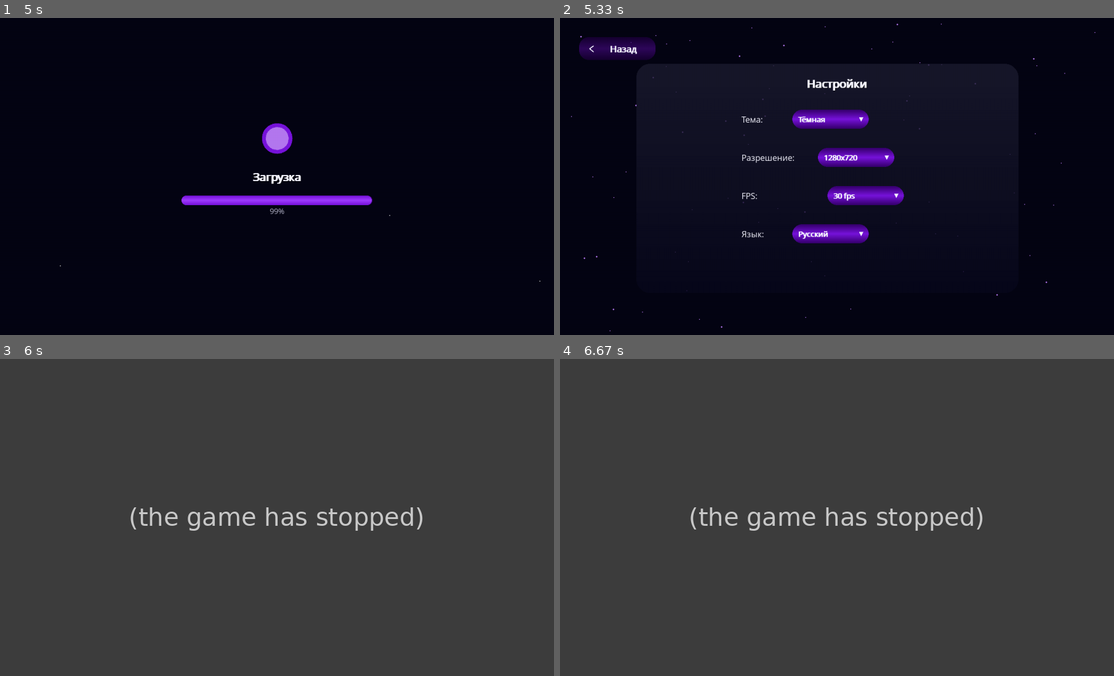
Above: before the commit, frames 1-4 (two rows, left to right).
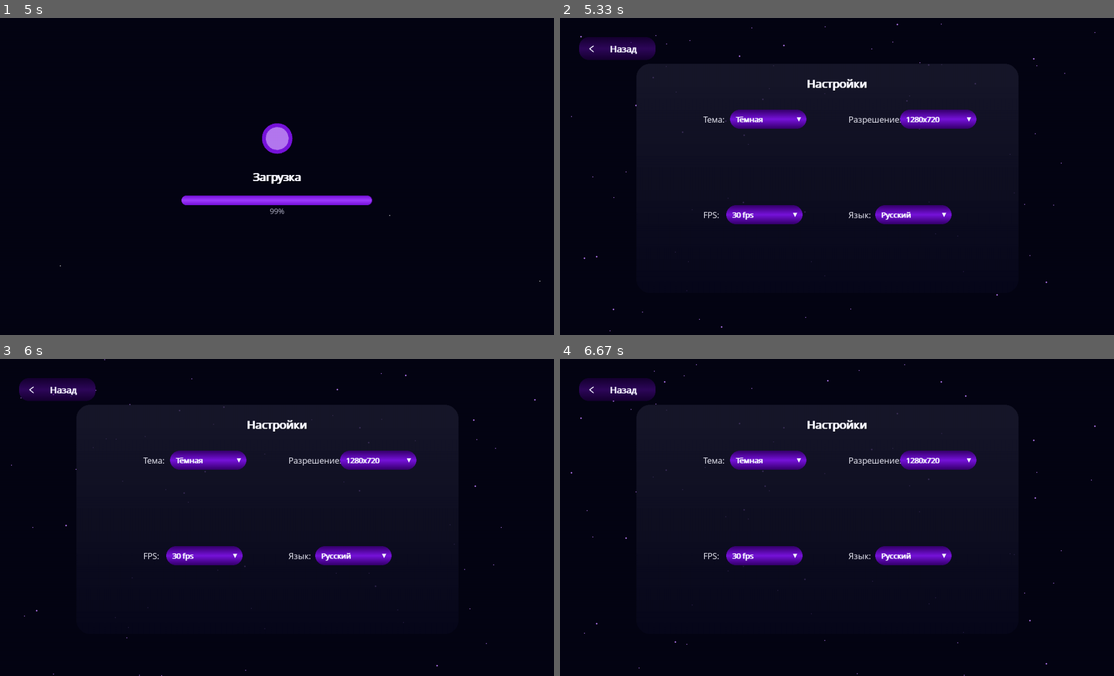
Above: after the commit, the same moments.

Repository: POHel/Black-Empire-game
Game: pygame game, started from main.py
Two runs of this game, one before a commit and one after it. Both use one fixed random seed, a clock stepped at 60 frames per second and the inputs below.
Inputs (mouse positions are in pixels of both pictures, inside the frame that each line leads up to):
- Up to frame 1 (5 s): click (105, 195) at 4.62 s; press the mouse at (105, 195) at 4.93 s
- Up to frame 2 (5.33 s): move the mouse to (687, 239) at 5.03 s; release the mouse at (709, 284) at 5.17 s; press the mouse at (953, 189) at 5.27 s
- Up to frame 3 (6 s): move the mouse to (293, 485) at 5.37 s; release the mouse at (188, 438) at 5.5 s; press the mouse at (204, 555) at 5.6 s; move the mouse to (149, 527) at 5.7 s; release the mouse at (94, 495) at 5.83 s; press the mouse at (204, 555) at 5.93 s
- Up to frame 4 (6.67 s): move the mouse to (764, 565) at 6.03 s; release the mouse at (764, 574) at 6.17 s; press the mouse at (764, 555) at 6.27 s; move the mouse to (759, 492) at 6.37 s; release the mouse at (759, 428) at 6.5 s; press the mouse at (764, 571) at 6.6 s

Frame 1 is identical in both runs. In frame 2, 6.4% of the frame differs, in the area x 25-76%, y 28-72%; in frame 3, 100%; in frame 4, 100%, in the area x 0-100%, y 0-100%.
Error before the commit: RecursionError: maximum recursion depth exceeded (main.py line 476); the game stopped at 5.6 s (later frames are placeholders)

Commit message:
добавил каждой надписи и каждому выпадающему списку свои переменный для удобства и различного перемещения при добавлении настроек, также изменил местоположение разных настроек, потому что мне лень заниматься дичью с выпадающими списками

Diff:
--- a/main.py
+++ b/main.py
@@ -1161,19 +1161,19 @@
             Button(
                 pygame.Rect(self.right_panel_rect.x + 60, button_y_start, button_width, button_height),
                 "Играть",
-                lambda s, x, y, size=30: self.icon_renderer.draw_play_icon(s, x, y, size),
+                lambda surface, icon_x, icon_y, size=30: self.icon_renderer.draw_play_icon(surface, icon_x, icon_y, size),
                 self.play_game
             ),
             Button(
                 pygame.Rect(self.right_panel_rect.x + 60, button_y_start + 100, button_width, button_height),
                 "Настройки",
-                lambda s, x, y, size=40: self.icon_renderer.draw_settings_icon(s, x, y, size),
+                lambda surface, icon_x, icon_y, size=40: self.icon_renderer.draw_settings_icon(surface, icon_x, icon_y, size),
                 self.open_settings
             ),
             Button(
                 pygame.Rect(self.right_panel_rect.x + 60, button_y_start + 200, button_width, button_height),
                 "Выход",
-                lambda s, x, y, size=30: self.icon_renderer.draw_exit_icon(s, x, y, size),
+                lambda surface, icon_x, icon_y, size=30: self.icon_renderer.draw_exit_icon(surface, icon_x, icon_y, size),
                 self.exit_game
             ),
         ]
@@ -1185,35 +1185,40 @@
         self.back_button = Button(
             pygame.Rect(50, 50, 200, 60),
             "Назад",
-            lambda s, x, y, size=25: self.icon_renderer.draw_back_icon(s, x, y, size),
+            lambda surface, icon_x, icon_y, size=25: self.icon_renderer.draw_back_icon(surface, icon_x, icon_y, size),
             self.back_to_menu,
             icon_size=25
         )
 
         # Dropdown для настроек - создаем здесь, после инициализации options
+        # Dropdown позиции (правее надписей)
+        dropdown_theme_x = SCREEN_WIDTH//2 - 350 + 70
+        dropdown_resolution_x = SCREEN_WIDTH//2 + 30 + 135
+        dropdown_fps_x = SCREEN_WIDTH//2 - 350 + 60
+        dropdown_language_x = SCREEN_WIDTH//2 + 30 + 70
+
         dropdown_width, dropdown_height = 200, 50
-        dropdown_y_start = 240
 
         self.theme_dropdown = Dropdown(
-            pygame.Rect(SCREEN_WIDTH//2 - dropdown_width//1.7, dropdown_y_start, dropdown_width, dropdown_height),
+            pygame.Rect(dropdown_theme_x, 240, dropdown_width, dropdown_height),
             self.theme_options,
             self.theme_options.index(self.settings["theme"])
         )
 
         self.resolution_dropdown = Dropdown(
-            pygame.Rect(SCREEN_WIDTH//2 - dropdown_width//4, dropdown_y_start + 100, dropdown_width, dropdown_height),
+            pygame.Rect(dropdown_resolution_x, 240, dropdown_width, dropdown_height),
             self.resolution_options,
             self.resolution_options.index(self.settings["resolution"])
         )
 
         self.fps_dropdown = Dropdown(
-            pygame.Rect(SCREEN_WIDTH//2 - dropdown_width//8, dropdown_y_start + 200, dropdown_width, dropdown_height),
+            pygame.Rect(dropdown_fps_x, 490, dropdown_width, dropdown_height),
             self.fps_options,
             self.fps_options.index(self.settings["fps"])
         )
 
         self.language_dropdown = Dropdown(
-            pygame.Rect(SCREEN_WIDTH//2 - dropdown_width//1.7, dropdown_y_start + 300, dropdown_width, dropdown_height),
+            pygame.Rect(dropdown_language_x, 490, dropdown_width, dropdown_height),
             self.language_options,
             self.language_options.index(self.settings["language"])
         )
@@ -1424,22 +1429,27 @@
         self.screen.blit(version_text, (self.left_panel_rect.x + 50, self.left_panel_rect.y + self.left_panel_rect.height - 50))
 
     def draw_settings_options(self):
-        """Рисует опции настроек."""
+    #"""Рисует опции настроек с индивидуальным позиционированием."""
+    # Индивидуальные позиции для каждой надписи
+        theme_x = SCREEN_WIDTH//2 - 350
+        resolution_x = SCREEN_WIDTH//2 + 30
+        fps_x = SCREEN_WIDTH//2 - 350
+        language_x = SCREEN_WIDTH//2 + 30
+
         options = [
-            ("Тема:", self.theme_dropdown, 250),
-            ("Разрешение:", self.resolution_dropdown, 350),
-            ("FPS:", self.fps_dropdown, 450),
-            ("Язык:", self.language_dropdown, 550)
+            ("Тема:", self.theme_dropdown, theme_x, 250),
+            ("Разрешение:", self.resolution_dropdown, resolution_x, 250),
+            ("FPS:", self.fps_dropdown, fps_x, 500),
+            ("Язык:", self.language_dropdown, language_x, 500)
         ]
 
-        for label, dropdown, y_pos in options:
+        for label, dropdown, x_pos, y_pos in options:
             # Метка
             label_text = self.font_manager.get_rendered_text(label, 'settings_option', TEXT_PRIMARY)
-            self.screen.blit(label_text, (SCREEN_WIDTH//2 - 250, y_pos))
+            self.screen.blit(label_text, (x_pos, y_pos))
 
             # Dropdown
             dropdown.draw(self.screen, self.font_manager.get_font('settings_value'))
-
 
 if __name__ == "__main__":
     game = Game()
